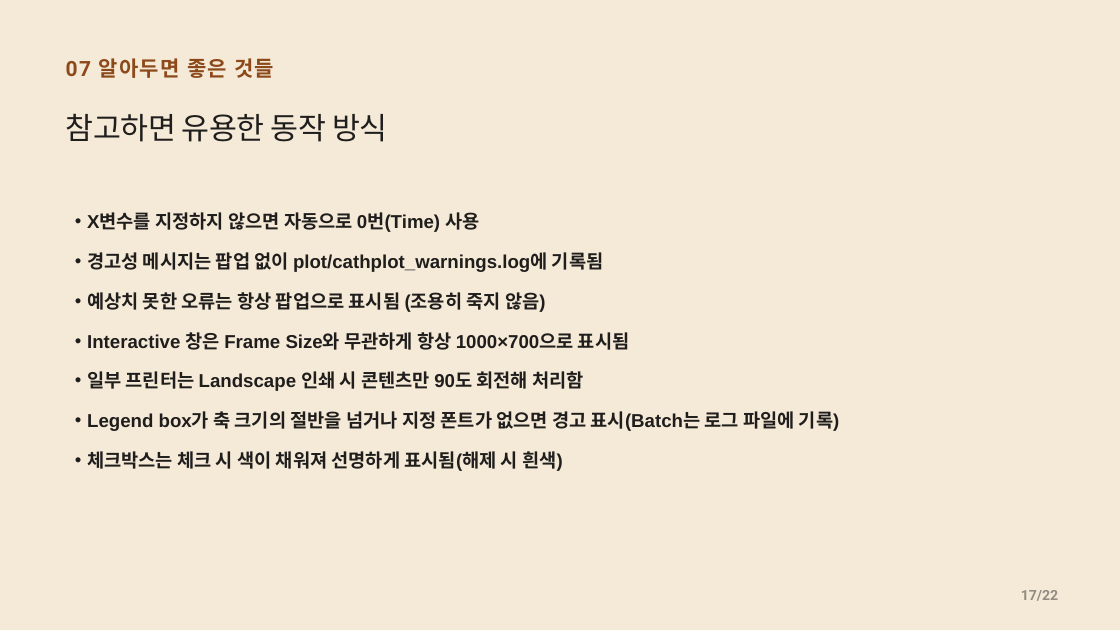
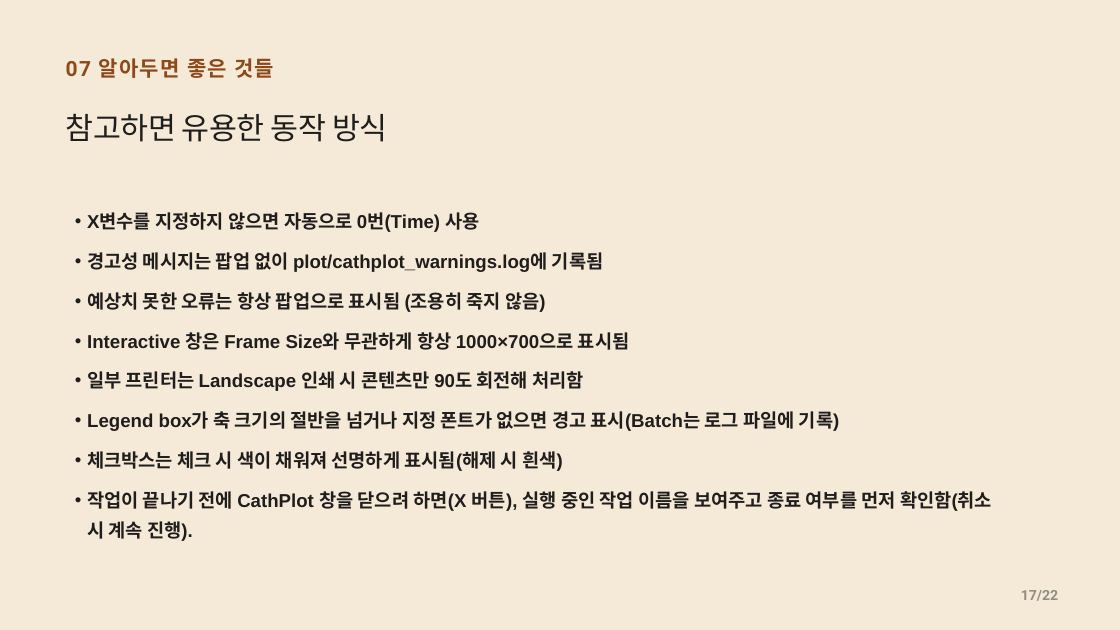
Before and after one commit to CWKIM113/CathPlot_Pub, a slide deck: slide 17 of CathPlot_발표.pptx. Drawn at 1120x630 pixels with LibreOffice and Linux fonts; fonts in the diff are those of the drawing. Boxes give left, top, right and bottom in pixels: in the first picture for what was removed or moved away, otherwise in the second. Text is boxed around its words. In the diff, an @@ line names an element or a change of style, - is before the commit and + after.

```diff
--- a/CathPlot_발표.pptx
+++ b/CathPlot_발표.pptx
@@ text at (x1=87, y1=491, x2=992, y2=511): paragraph added @@
+• 작업이 끝나기 전에 CathPlot 창을 닫으려 하면(X 버튼), 실행 중인 작업 이름을 보여주고 종료 여부를 먼저 확인함(취소 시 계속 진행).
```
Also in this commit, not shown: 2 other slides changed, 3 other files.
